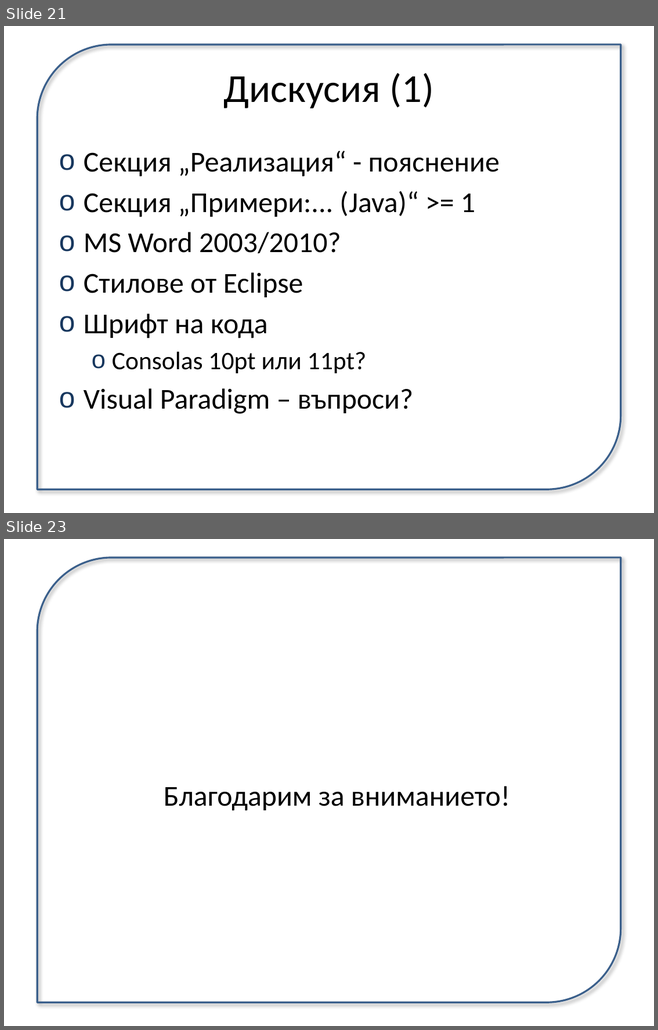
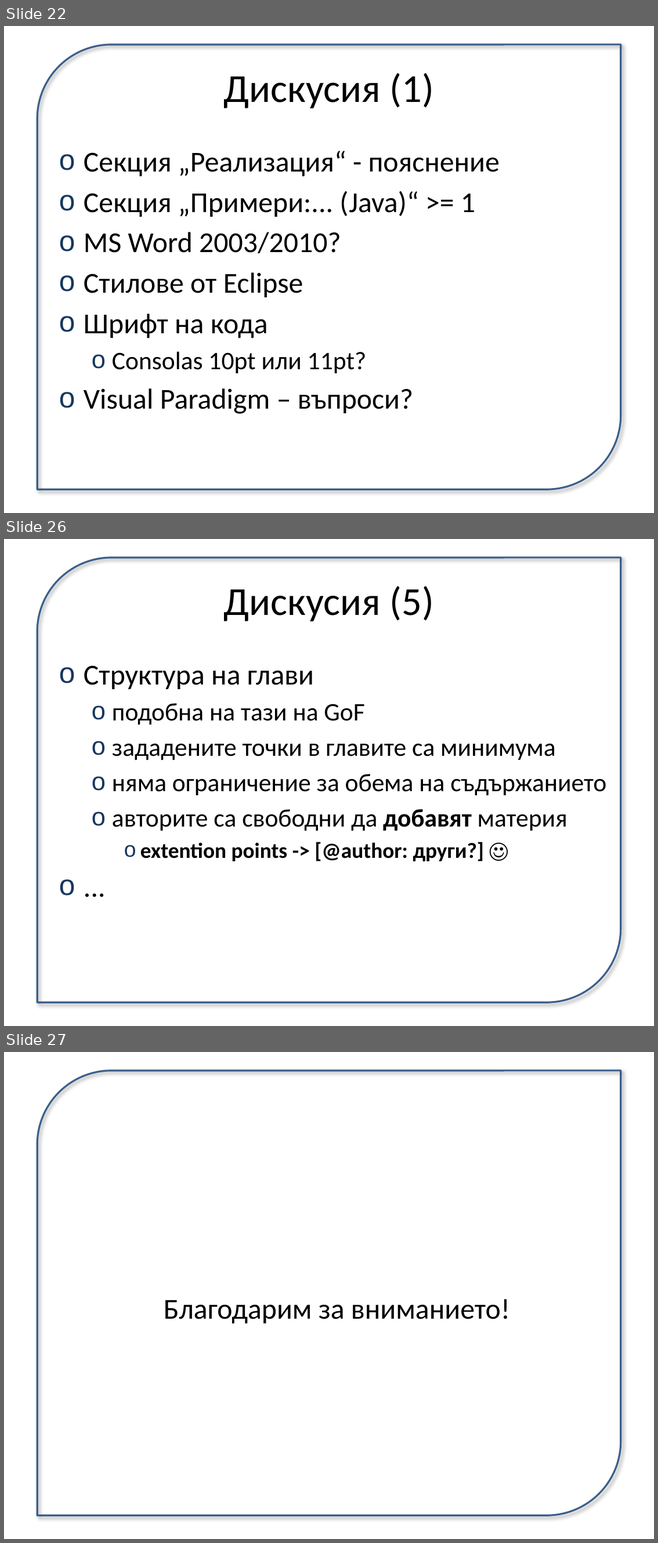
Before and after one commit to uamartins/design-patterns-book, a slide deck: meetings/2012-03-17/meeting-2.pptx. Shown one above the other, each under a label of ours: slides 21 and 23 before the commit, slides 22, 26 and 27 after it; the slides between them are not shown. The pictures are 658x1030 and 658x1543 pixels, drawn with LibreOffice and Linux fonts; fonts in the diff are those of the drawing. Boxes give left, top, right and bottom in pixels: in the first picture for what was removed or moved away, otherwise in the second. Text is boxed around its words. In the diff, an @@ line names an element or a change of style, - is before the commit and + after.

```diff
--- a/meetings/2012-03-17/meeting-2.pptx
+++ b/meetings/2012-03-17/meeting-2.pptx
@@ slide 26 added at [4, 539, 654, 1026], background #FFFFFF @@
@@ round diag rect added at [37, 558, 621, 1003], outline #3A5F8C 2 pt @@
@@ title added at [224, 586, 434, 621], 44 pt, text #000000 @@
+Дискусия (5)
@@ text added at [83, 665, 606, 861], 28 pt, text #000000 @@
+o Структура на глави
+  o подобна на тази на GoF
+  o зададените точки в главите са минимума
+  o няма ограничение за обема на съдържанието
+  o авторите са свободни да добавят материя
+    o extention points -> [@author: други?] ☺
+o ...
@@ what was slide 21 is now slide 22 @@
@@ what was slide 23 is now slide 27 @@
```
Also in this commit, not shown: 5 slides changed, 3 other slides added, 1 other file.
